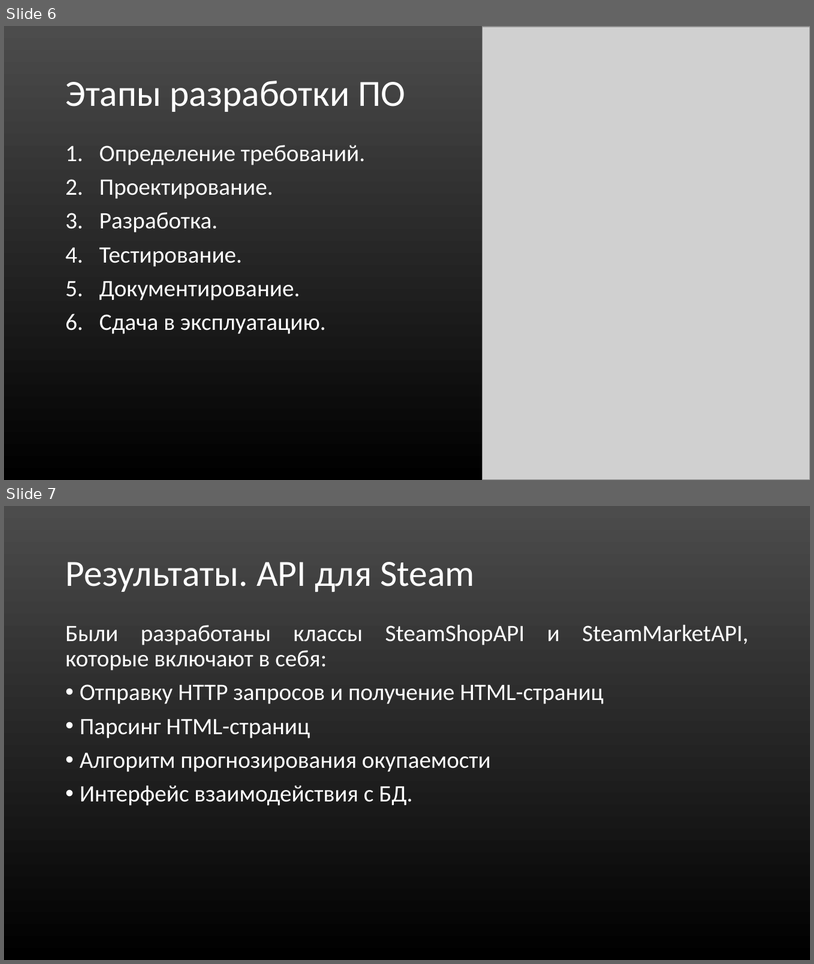
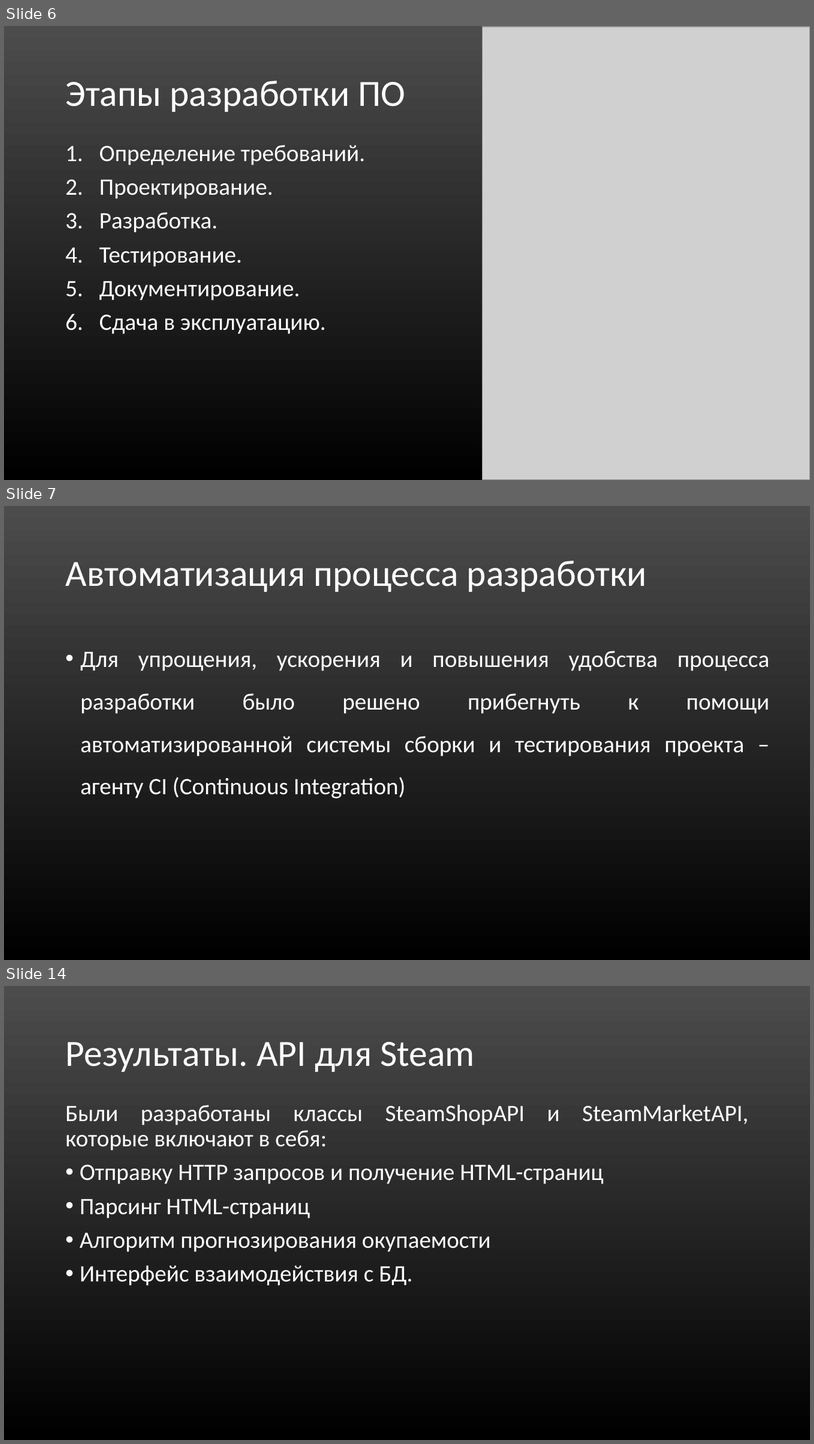
Before and after one commit to Mr-Dm1try/SteamCardsFarmer, a slide deck: Презентация_Помойки.ppt. Shown one above the other, each under a label of ours: slides 6 and 7 before the commit, slides 6, 7 and 14 after it; the slides between them are not shown. The pictures are 814x964 and 814x1444 pixels, drawn with LibreOffice and Linux fonts; fonts in the diff are those of the drawing; grey boxes stand for pictures. Boxes give left, top, right and bottom in pixels: in the first picture for what was removed or moved away, otherwise in the second. Text is boxed around its words. In the diff, an @@ line names an element or a change of style, - is before the commit and + after.

```diff
--- a/Презентация_Помойки.ppt
+++ b/Презентация_Помойки.ppt
@@ slide 7 added at (4,506,810,960), background gradient #4C4C4C to #000000 @@
@@ title added at (65,561,647,592), 44 pt, text #FFFFFF @@
+Автоматизация процесса разработки
@@ text added at (80,651,770,798), 28 pt, text #FFFFFF @@
+• Для упрощения, ускорения и повышения удобства процесса разработки было решено прибегнуть к помощи автоматизированной системы сборки и тестирования проекта – агенту CI (Continuous Integration)
@@ what was slide 7 is now slide 14 @@
```
Also in this commit, not shown: 6 other slides added.
